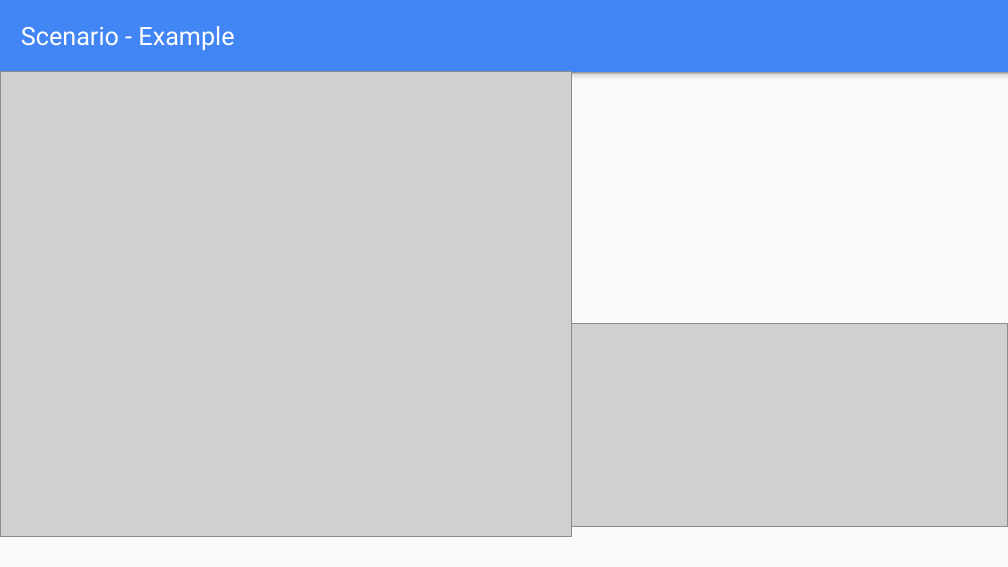
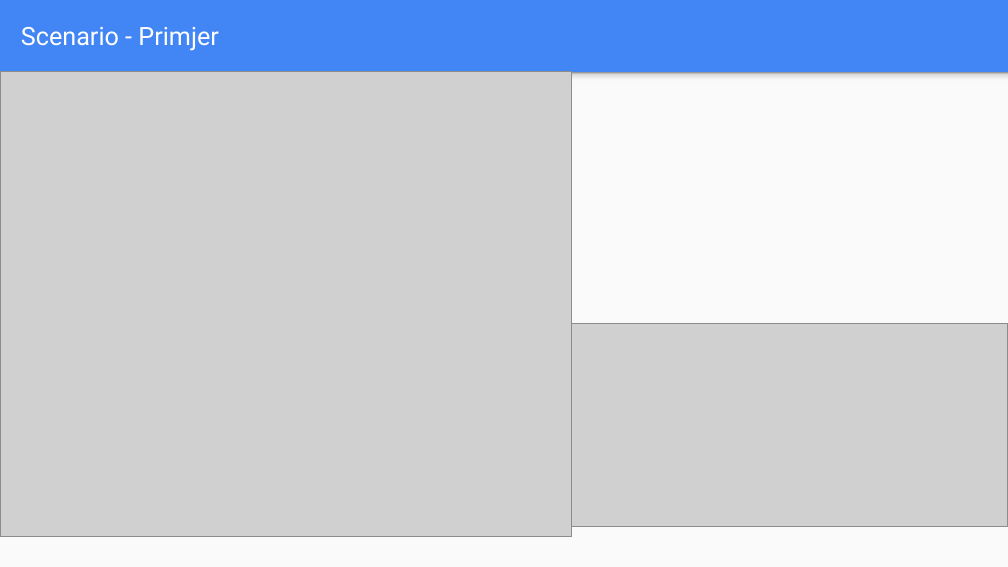
Before and after one commit to ebabic1/OOAD-G6-FAAME, a slide deck: slide 8 of Prezentacija/Prezentacija.pptx. Drawn at 1008x567 pixels with LibreOffice and Linux fonts; fonts in the diff are those of the drawing; grey boxes stand for pictures. Boxes give left, top, right and bottom in pixels: in the first picture for what was removed or moved away, otherwise in the second. Text is boxed around its words. In the diff, an @@ line names an element or a change of style, - is before the commit and + after.

```diff
--- a/Prezentacija/Prezentacija.pptx
+++ b/Prezentacija/Prezentacija.pptx
@@ title at [21,27,218,51]: text changed @@
-Scenario - Example
+Scenario - Primjer
```
Also in this commit, not shown: 12 other slides changed, 2 slides added.
